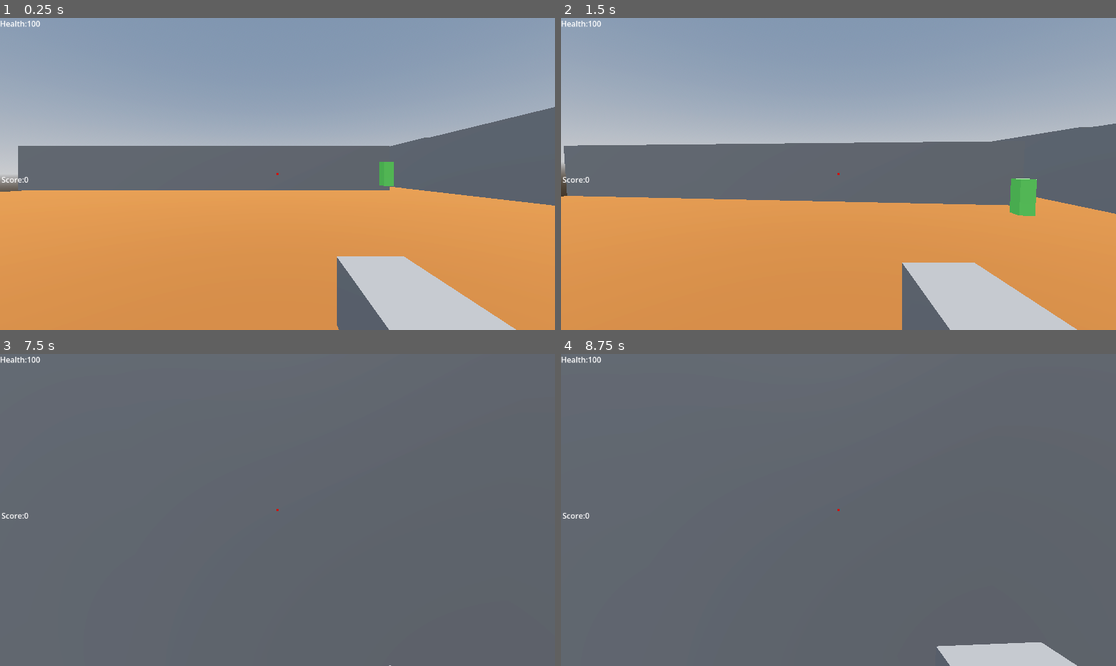
Above: before the commit, frames 1-4 (two rows, left to right).
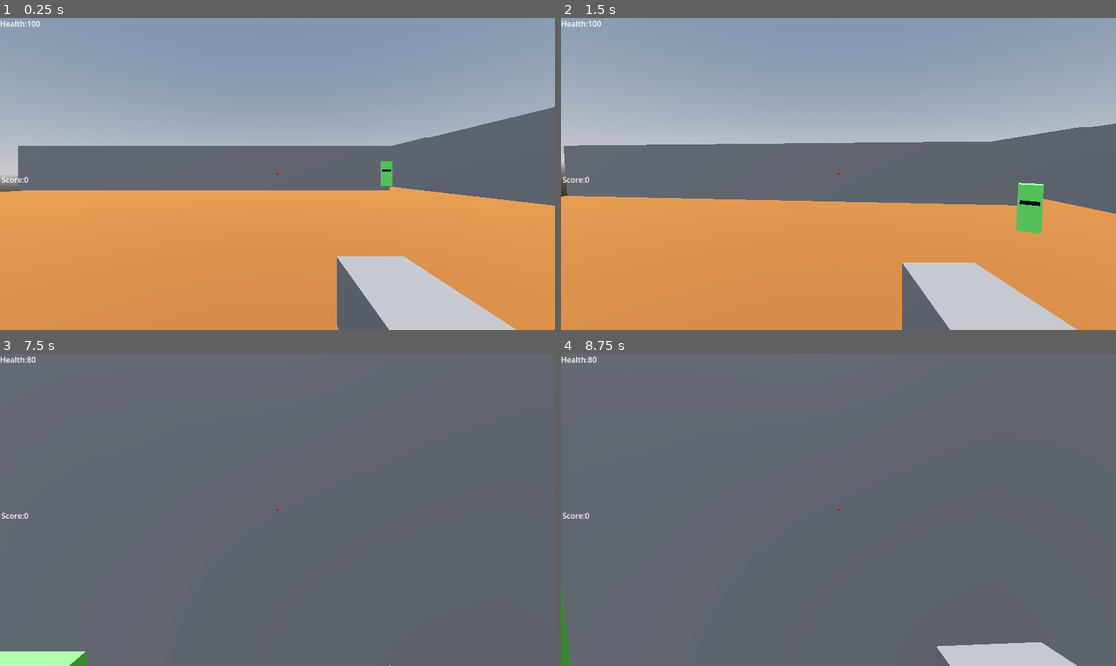
Above: after the commit, the same moments.

Repository: mohsin111111111/pkbg
Game: Godot game, scene res://world.tscn
The game is run twice, just before and just after one commit, with the same random seed, the same clock (stepped at 60 frames per second) and the same inputs.
Inputs (mouse positions are in pixels of both pictures, inside the frame that each line leads up to):
- Up to frame 1 (0.25 s): no input
- Up to frame 2 (1.5 s): tap Enter (ui_accept) at 0.5, 0.77 s; move the mouse to (866, 174) at 0.52 s; hold Right mouse button (aim) 0.53-1.28 s; hold Up (ui_up) from 0.53 s (still down); move the mouse to (810, 174) at 1.27 s; click (810, 174) at 1.35 s
- Up to frame 3 (7.5 s): tap Enter (ui_accept) at 1.52, 3.02, 3.77, 4.25, 4.52, 5, 6.02, 6.5, 6.77, 7.25 s; move the mouse to (288, 503) at 2.02 s; hold Shift (sprint) 2.03-2.78 s; move the mouse to (271, 516) at 2.77 s; tap Alt at 2.85, 5.85 s; move the mouse to (316, 513) at 3.52 s; hold Right mouse button (aim) 3.53-4.28 s; tap R (reload) at 4.15 s; move the mouse to (233, 506) at 4.27 s; click (233, 506) at 4.35 s; move the mouse to (283, 510) at 5.02 s; hold Shift (sprint) 5.03-5.78 s; move the mouse to (255, 503) at 5.77 s; release Up (ui_up) at 5.78 s; hold Right (ui_right) 5.78-6.53 s; move the mouse to (305, 510) at 6.52 s; hold Right mouse button (aim) 6.53-7.28 s; hold Up (ui_up) from 6.53 s (still down); move the mouse to (249, 510) at 7.27 s; click (249, 510) at 7.35 s
- Up to frame 4 (8.75 s): keep holding Up (ui_up); tap Enter (ui_accept) at 7.52 s; move the mouse to (849, 503) at 8.02 s; hold Shift (sprint) from 8.03 s (still down)

The runs differ from the first frame. In frame 1, less than 0.1% of the frame differs, in the area x 68-71%, y 45-54%; in frame 2, 0.6%; in frame 3, 0.8%, in the area x 0-16%, y 0-100%; in frame 4, 0.3%.

Commit message:
made world border and fixing bugs

Diff:
--- a/enemy.gd
+++ b/enemy.gd
@@ -22,6 +22,7 @@
 	if player == null:
 		player = get_tree().get_first_node_in_group("Player")
 	if player != null:
+		look_at(Vector3(player.global_position.x,global_position.y,player.global_position.z),Vector3.UP)
 		if is_guard == false:
 			var direction = global_position.direction_to(player.global_position)
 			direction.y = 0
--- a/enemy.tscn
+++ b/enemy.tscn
@@ -18,7 +18,7 @@
 [sub_resource type="SphereShape3D" id="SphereShape3D_7k104"]
 radius = 0.7501762
 
-[node name="Enemy" type="CharacterBody3D" unique_id=520630786 groups=["Enemy", "Player"]]
+[node name="Enemy" type="CharacterBody3D" unique_id=520630786 groups=["Enemy"]]
 collision_layer = 2
 script = ExtResource("1_7k104")
 
--- a/player.tscn
+++ b/player.tscn
@@ -8,7 +8,7 @@
 [sub_resource type="BoxMesh" id="BoxMesh_4flbx"]
 size = Vector3(0.3, 0.6, 0.3)
 
-[node name="Player" type="CharacterBody3D" unique_id=2113813744 groups=["Enemy", "Player"]]
+[node name="Player" type="CharacterBody3D" unique_id=2113813744 groups=["Player"]]
 script = ExtResource("1_4flbx")
 
 [node name="CollisionShape3D" type="CollisionShape3D" parent="." unique_id=214602291]
